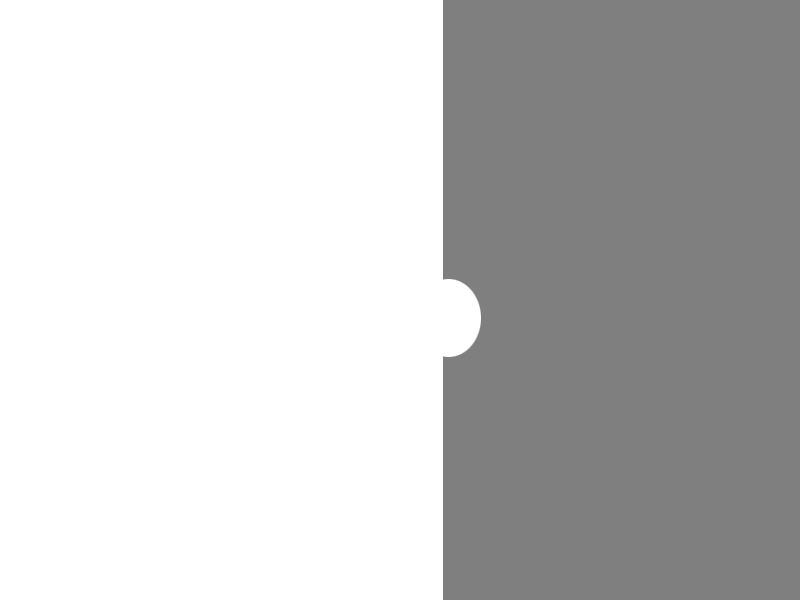
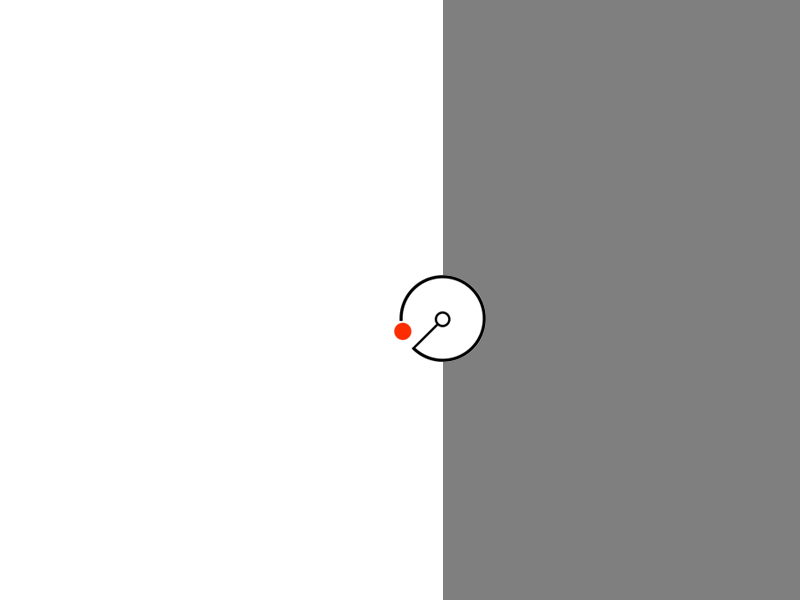
Two versions of the same layered image (800x600). Layer-by-layer changes:
added layer "Layer 3" above "Rectangle 1" over [394, 275, 486, 362]
painted on "Rectangle 1" over [443, 275, 486, 362]
